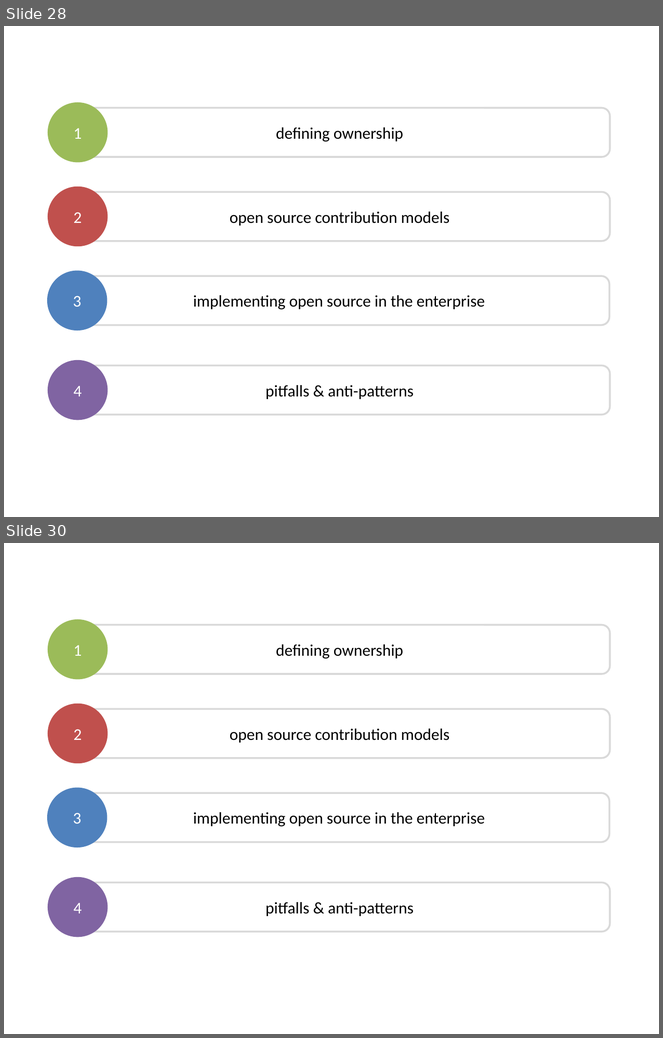
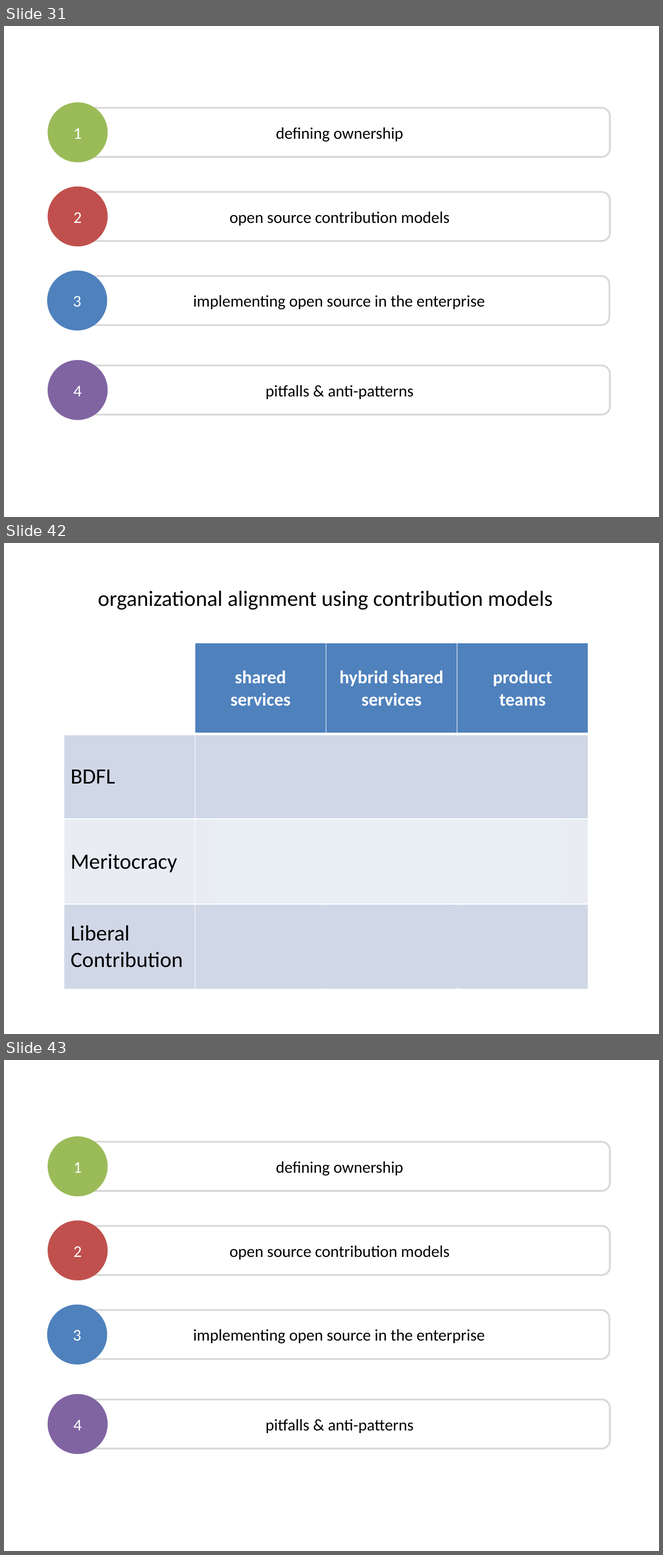
Before and after one commit to dsietz/open-source-model, a slide deck: Adopting the Open Source Model.pptx. Shown one above the other, each under a label of ours: slides 28 and 30 before the commit, slides 31, 42 and 43 after it; the slides between them are not shown. The pictures are 663x1038 and 663x1555 pixels, drawn with LibreOffice and Linux fonts; fonts in the diff are those of the drawing. Boxes give left, top, right and bottom in pixels: in the first picture for what was removed or moved away, otherwise in the second. Text is boxed around its words. In the diff, an @@ line names an element or a change of style, - is before the commit and + after.

```diff
--- a/Adopting the Open Source Model.pptx
+++ b/Adopting the Open Source Model.pptx
@@ slide 42 added at [4, 543, 659, 1034], background #FFFFFF @@
@@ text added at [98, 590, 553, 610], 24 pt, text #000000 @@
+organizational alignment using contribution models
@@ table added at [64, 643, 588, 990], 4 rows, 4 columns @@
+ | shared / services | hybrid shared services | product / teams
+BDFL |  |  | 
+Meritocracy |  |  | 
+Liberal Contribution |  |  | 
@@ rectangle added at [214, 735, 564, 818], fill #D0D8E8 @@
@@ rectangle added at [214, 820, 564, 903], fill #E9EDF4 @@
@@ rectangle added at [214, 906, 564, 988], fill #D0D8E8 @@
@@ what was slide 28 is now slide 31 @@
@@ what was slide 30 is now slide 43 @@
```
Also in this commit, not shown: 5 slides changed, 13 other slides added, 1 slide removed.
